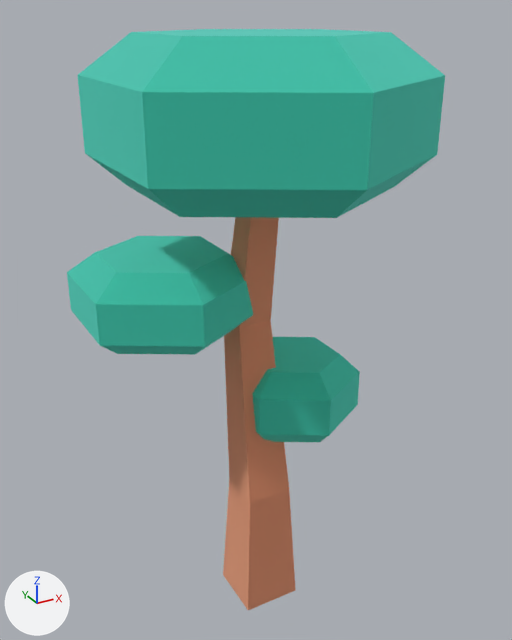
One commit to the glTF model public/models/nf2/nature/tree_plateau.glb: the scene before it, then after it.
Rendered twice from a 50 mm camera at (-0.65, -1.168, 1.237) aimed at (0.003, 0.019, 0.644). The axes (+X, +Y, +Z) are drawn at lower left. The lights are the same throughout. The older version comes first. Where no turn or scale is listed for an object, it has been applied to the vertices.

Names of what the first picture shows: 'tree_plateau'.
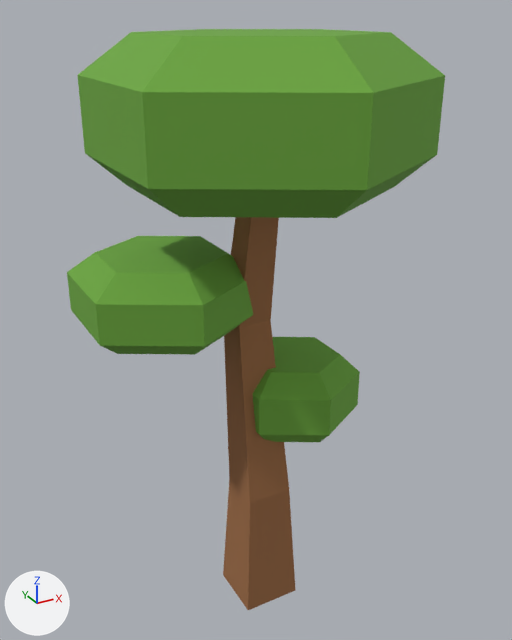
What differs and where, as boxes [x1, y1, x2, y2] in the pictures (512 x 640 px):
```json
{"object": "tree_plateau", "change": "recoloured, surface changed", "before": [67, 29, 445, 610], "after": [67, 29, 445, 610], "on screen": "cyan to green"}
```

The change, as JSON lines over the scene's bpy script:
```json
{"op": "set", "path": "mat_leafsgreen.metallic", "old": "1.0", "new": "0.0"}
{"op": "set", "path": "mat_leafsgreen.base_color", "old": "(0.161, 0.788, 0.671)", "new": "(0.147, 0.381, 0.0452)", "note": "cyan #70e6d6 -> green #6ba63c"}
{"op": "set", "path": "mat_woodbark.metallic", "old": "1.0", "new": "0.0"}
{"op": "set", "path": "mat_woodbark.base_color", "old": "(0.886, 0.514, 0.341)", "new": "(0.332, 0.144, 0.0545)", "note": "beige #f2be9e -> brown #9c6a42"}
{"op": "remove", "block": "ob_tmpparent", "code": ["ob_tmpparent = bpy.data.objects.new('tmpParent', None)", "ob_tmpparent.location = (0.0, 0.0, 0.0)"]}
```
